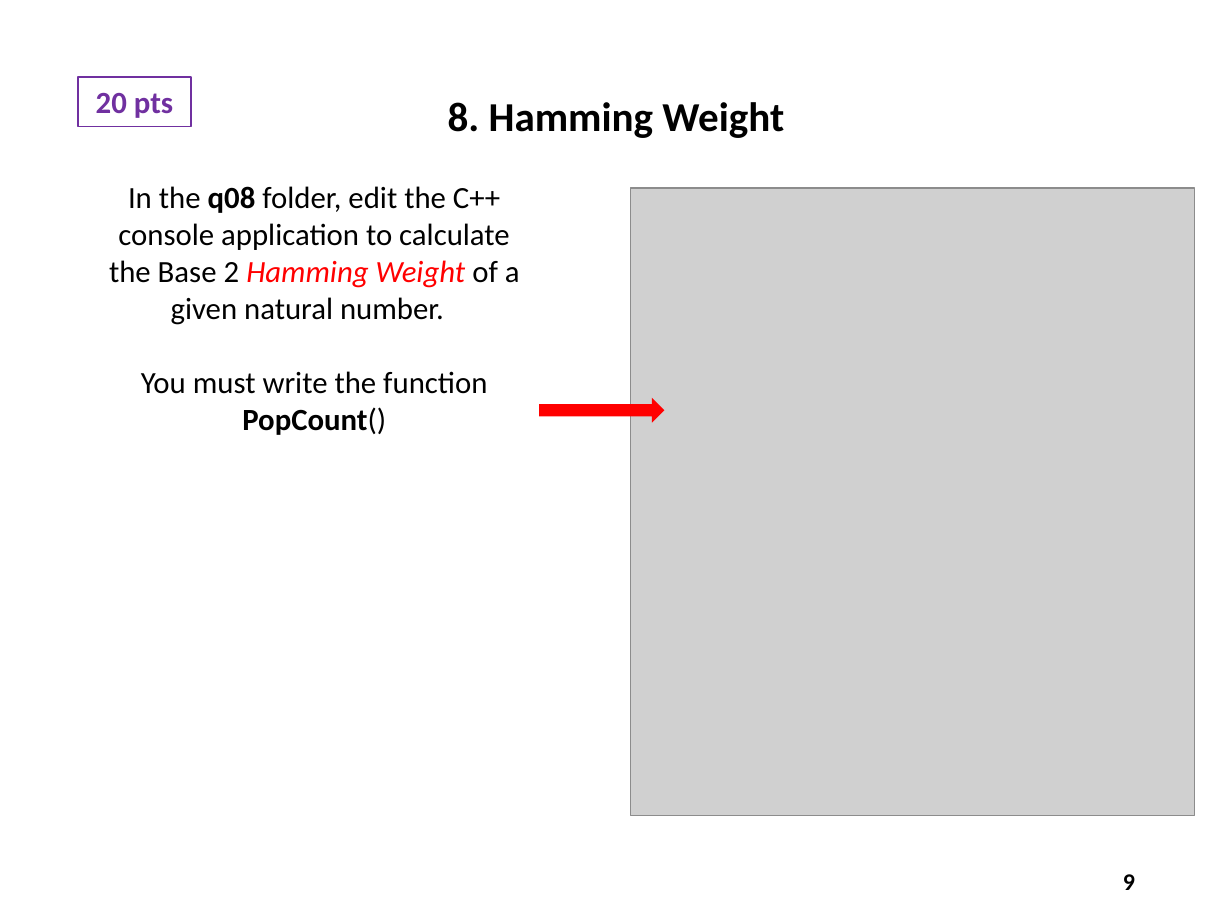
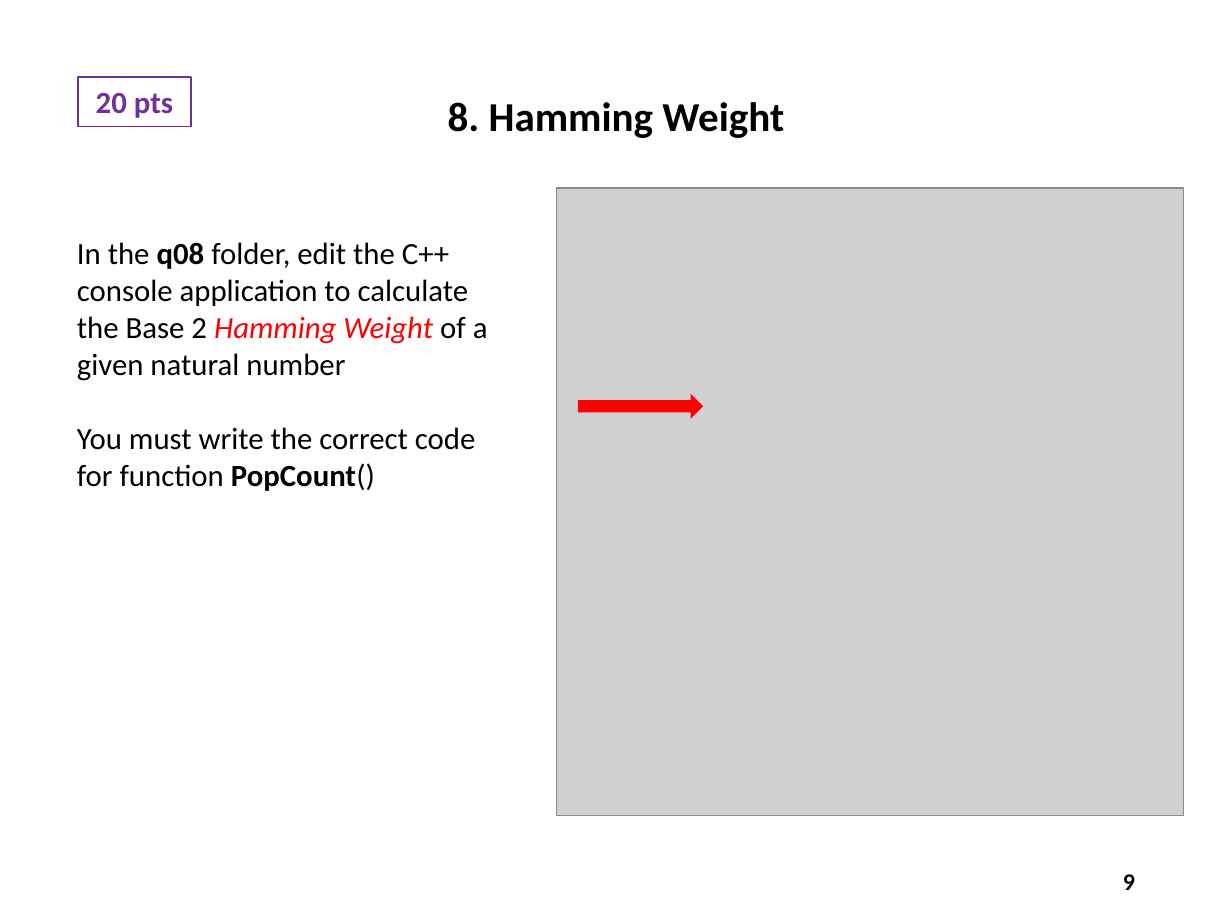
Before and after one commit to dbiersach/scicomp301-cpp-linux, a slide deck: slide 9 of exam1/Exam 1 Questions.pptx. Drawn at 1232x924 pixels with LibreOffice and Linux fonts; fonts in the diff are those of the drawing; grey boxes stand for pictures. Boxes give left, top, right and bottom in pixels: in the first picture for what was removed or moved away, otherwise in the second. Text is boxed around its words. In the diff, an @@ line names an element or a change of style, - is before the commit and + after.

```diff
--- a/exam1/Exam 1 Questions.pptx
+++ b/exam1/Exam 1 Questions.pptx
@@ picture: place and size @@
-picture at (631, 188, 1195, 816)
+picture at (557, 188, 1184, 816)
@@ text at (77, 242, 488, 491): text changed @@
-In the q08 folder, edit the C++ console application to calculate the Base 2 Hamming Weight of a given natural number.
-You must write the function PopCount()
+In the q08 folder, edit the C++ console application to calculate the Base 2 Hamming Weight of a given natural number
+You must write the correct code for function PopCount()
@@ down arrow: place and size @@
-down arrow at (540, 400, 663, 421)
+down arrow at (578, 396, 702, 417)
```
Also in this commit, not shown: 7 other slides changed, 1 other file.
